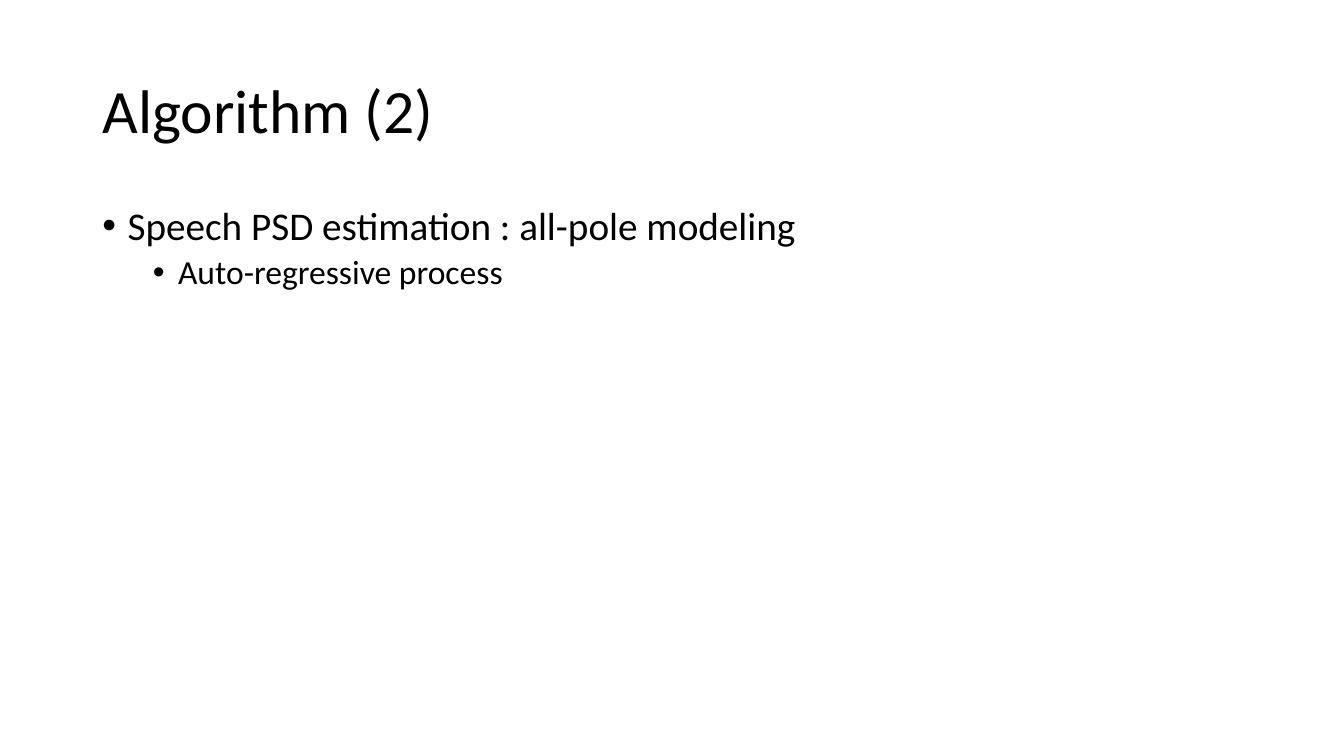
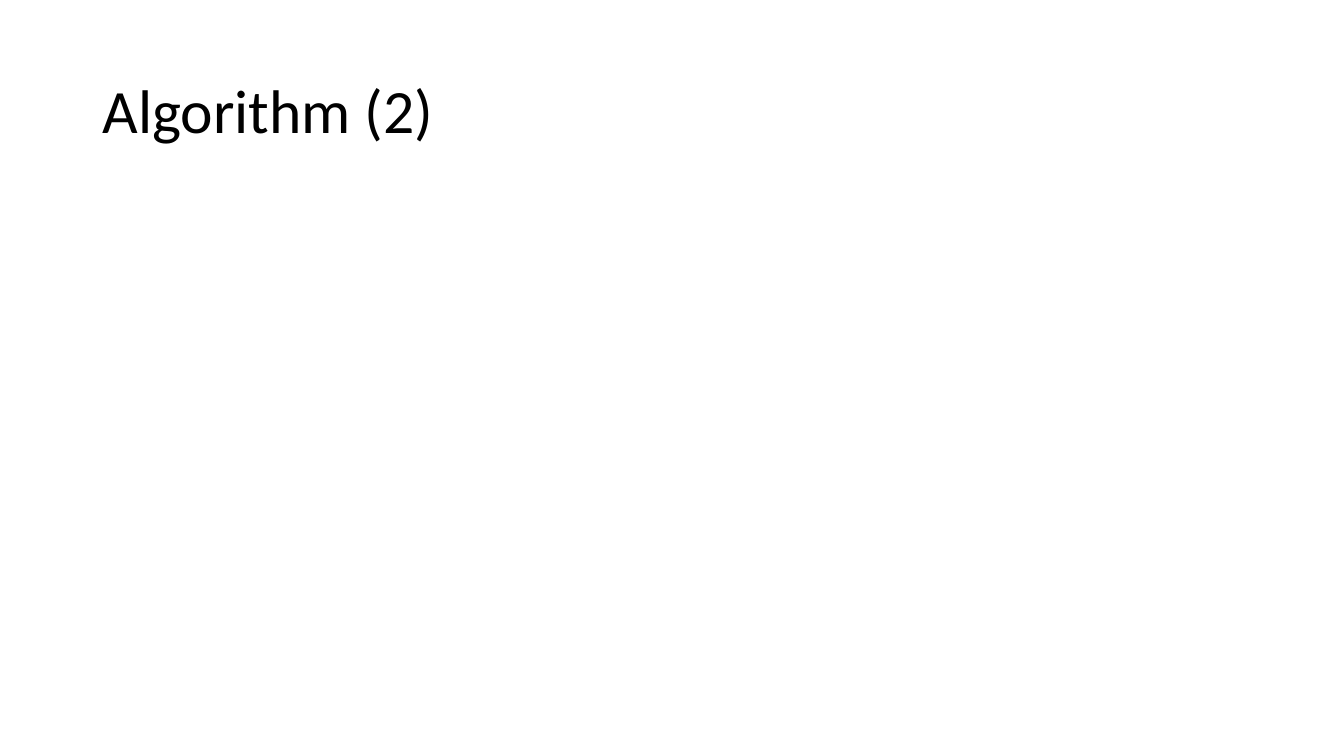
Before and after one commit to lcolbois/aasp-noise-red, a slide deck: slide 4 of presentation.pptx. Drawn at 1344x756 pixels with LibreOffice and Linux fonts; fonts in the diff are those of the drawing; grey boxes stand for pictures. Boxes give left, top, right and bottom in pixels: in the first picture for what was removed or moved away, otherwise in the second. Text is boxed around its words. In the diff, an @@ line names an element or a change of style, - is before the commit and + after.

Commit message:
Update presentation

```diff
--- a/presentation.pptx
+++ b/presentation.pptx
@@ text removed at [128, 212, 795, 290] @@
-• Speech PSD estimation : all-pole modeling
-  • Auto-regressive process
```
Also in this commit, not shown: 1 other slide changed, 3 slides added, 1 slide removed.
